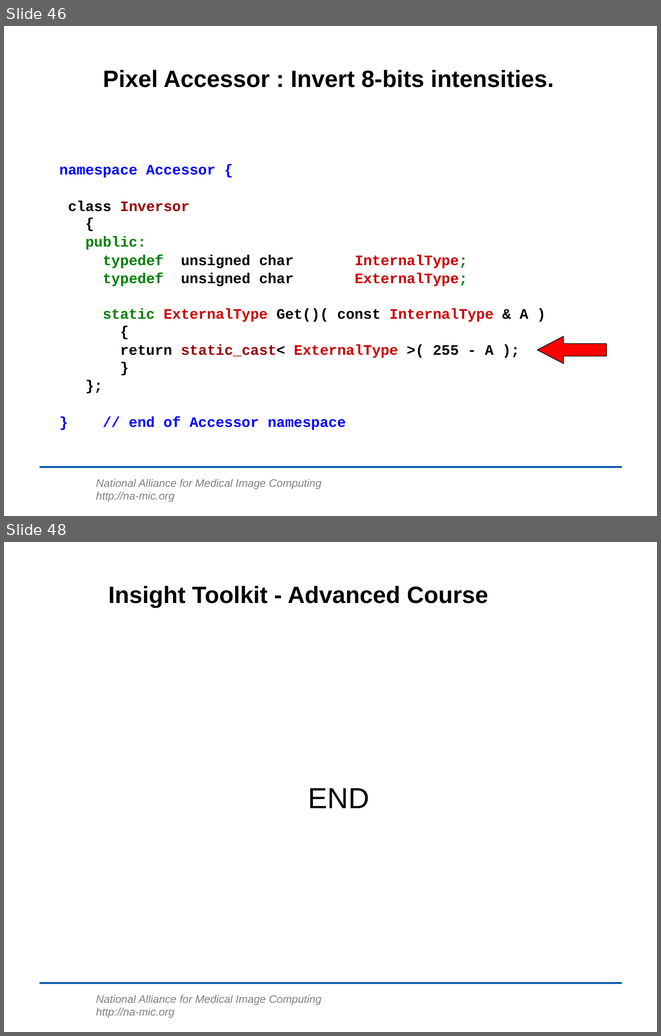
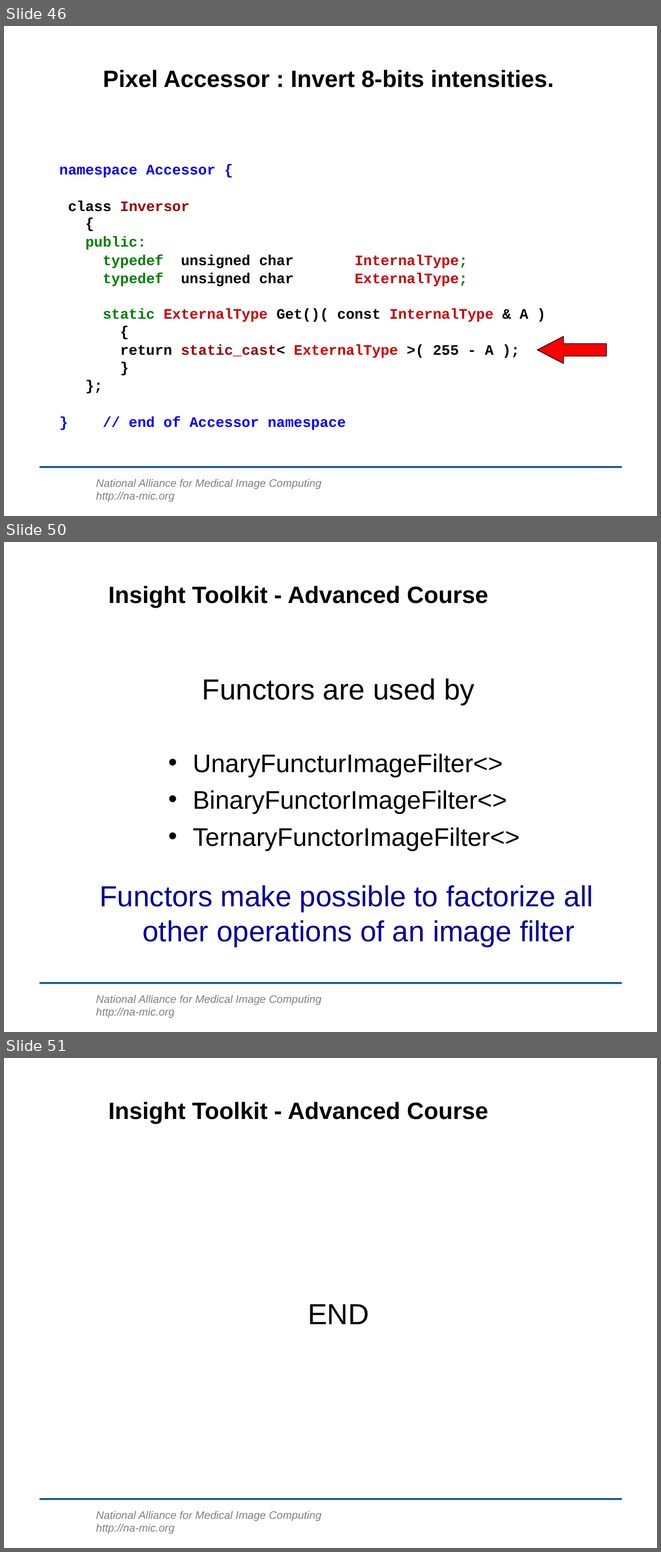
Before and after one commit to lheckemann/namic-sandbox, a slide deck: ITKAdvancedCourse/doc/presentations/Insight-DesignPatterns.ppt. Shown one above the other, each under a label of ours: slides 46 and 48 before the commit, slides 46, 50 and 51 after it; the slides between them are not shown. The pictures are 661x1036 and 661x1552 pixels, drawn with LibreOffice and Linux fonts; fonts in the diff are those of the drawing; background and template pictures are left out. Boxes give left, top, right and bottom in pixels: in the first picture for what was removed or moved away, otherwise in the second. Text is boxed around its words. In the diff, an @@ line names an element or a change of style, - is before the commit and + after.

Commit message:
ENH: Functors added.

```diff
--- a/ITKAdvancedCourse/doc/presentations/Insight-DesignPatterns.ppt
+++ b/ITKAdvancedCourse/doc/presentations/Insight-DesignPatterns.ppt
@@ slide 50 added at box(4, 542, 657, 1032), background #FFFFFF; not listed: 2 template elements that a slide beside it also shows @@
@@ title added at box(108, 585, 488, 608), 26 pt, text #000000, bold @@
+Insight Toolkit - Advanced Course
@@ text added at box(202, 678, 475, 705), 32 pt, text #000000 @@
+Functors are used by
@@ text added at box(193, 753, 520, 850), 28 pt, text #000000 @@
+• UnaryFuncturImageFilter<>
+• BinaryFunctorImageFilter<>
+• TernaryFunctorImageFilter<>
@@ text added at box(100, 885, 593, 946), 32 pt, text #000099 @@
+Functors make possible to factorize all other operations of an image filter
@@ what was slide 48 is now slide 51 @@
```
Also in this commit, not shown: 1 slide changed, 2 other slides added.
